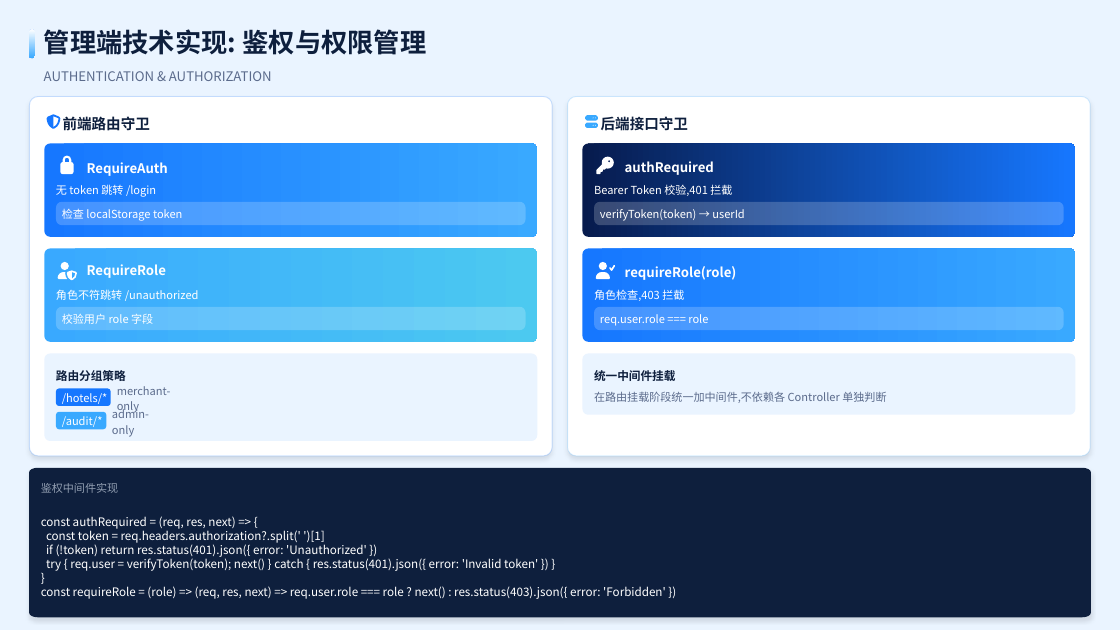
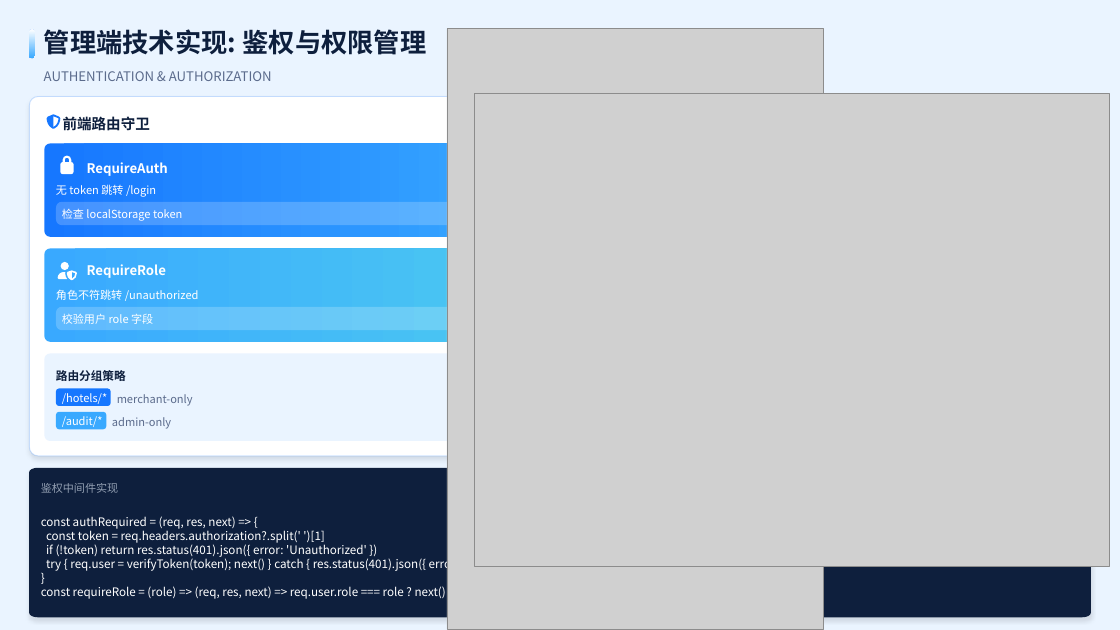
Before and after one commit to chendingya/EaseStay, a slide deck: slide 11 of docs/易宿酒店预订平台 - 三端架构设计与技术实现_修订版.pptx. Drawn at 1120x630 pixels with LibreOffice and Linux fonts; fonts in the diff are those of the drawing; grey boxes stand for pictures. Boxes give left, top, right and bottom in pixels: in the first picture for what was removed or moved away, otherwise in the second. Text is boxed around its words. In the diff, an @@ line names an element or a change of style, - is before the commit and + after.

```diff
--- a/docs/易宿酒店预订平台 - 三端架构设计与技术实现_修订版.pptx
+++ b/docs/易宿酒店预订平台 - 三端架构设计与技术实现_修订版.pptx
@@ picture added at box(447, 29, 823, 629) @@
@@ picture added at box(475, 93, 1109, 566) @@
@@ freeform shape removed at box(586, 114, 598, 129) @@
@@ text removed at box(601, 116, 688, 131) @@
-后端接口守卫
@@ freeform shape removed at box(582, 144, 1075, 237) @@
@@ freeform shape removed at box(597, 156, 614, 174) @@
@@ text removed at box(625, 161, 714, 175) @@
-authRequired
@@ text removed at box(594, 184, 732, 196) @@
-Bearer Token 校验,401 拦截
@@ freeform shape removed at box(594, 202, 1064, 225) @@
@@ text removed at box(600, 209, 744, 221) @@
-verifyToken(token) → userId
@@ freeform shape removed at box(582, 249, 1075, 342) @@
@@ freeform shape removed at box(594, 261, 616, 279) @@
@@ text removed at box(625, 266, 737, 280) @@
-requireRole(role)
@@ text removed at box(594, 289, 684, 301) @@
-角色检查,403 拦截
@@ freeform shape removed at box(594, 307, 1064, 330) @@
@@ text removed at box(600, 314, 708, 326) @@
-req.user.role === role
@@ freeform shape removed at box(582, 354, 1075, 415) @@
@@ text removed at box(594, 370, 675, 381) @@
-统一中间件挂载
@@ text "admin-only" rewrapped from box(112, 406, 149, 437) to box(112, 417, 171, 429) @@
@@ text "merchant-only" rewrapped from box(117, 386, 171, 414) to box(117, 394, 193, 406) @@
@@ text removed at box(594, 392, 886, 403) @@
-在路由挂载阶段统一加中间件,不依赖各 Controller 单独判断
```
Also in this commit, not shown: 11 other slides changed, 5 other files.
